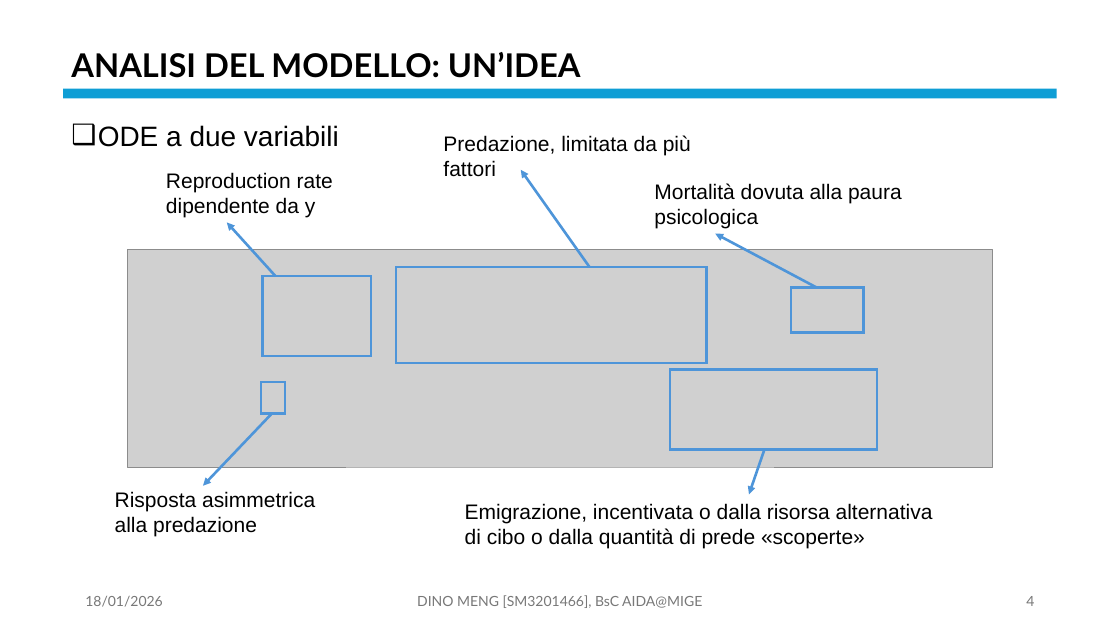
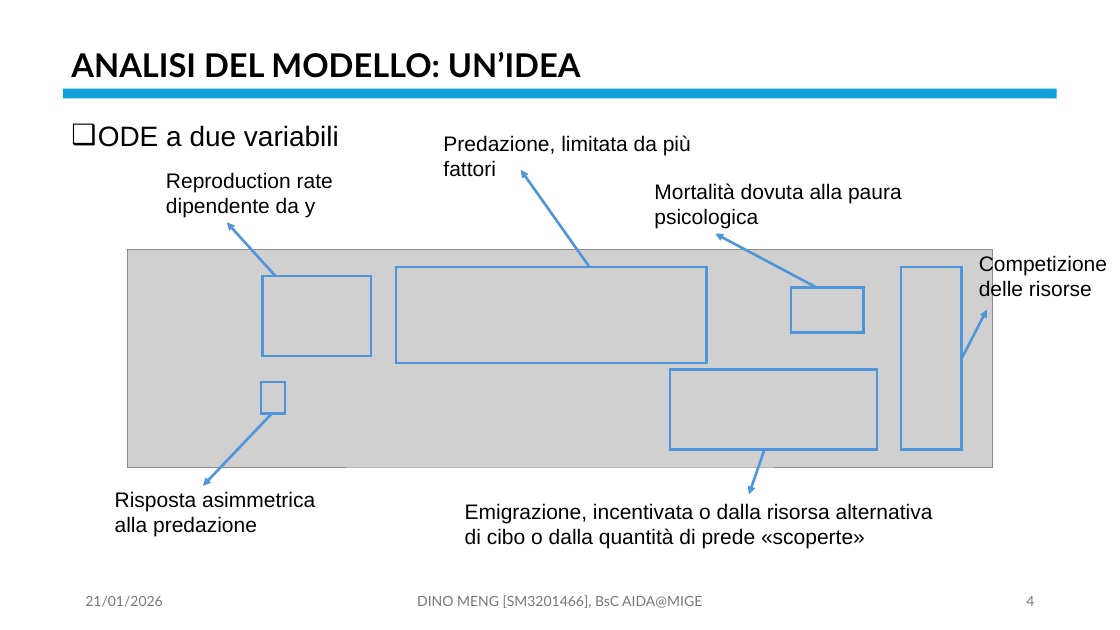
Before and after one commit to OdinMeng/AIDA-UNIVERSITY-NOTES-2025-2026, a slide deck: slide 4 of Complex Systems/project/PresentationPROJECTSM3201466.pptx. Drawn at 1120x630 pixels with LibreOffice and Linux fonts; fonts in the diff are those of the drawing; grey boxes stand for pictures. Boxes give left, top, right and bottom in pixels: in the first picture for what was removed or moved away, otherwise in the second. Text is boxed around its words. In the diff, an @@ line names an element or a change of style, - is before the commit and + after.

Commit message:
dispensa sistemi complessi: modificato la figure delle curve di livello di Lotka-Volterra, progetto sistemi complessi: slide pressoché finali

```diff
--- a/Complex Systems/project/PresentationPROJECTSM3201466.pptx
+++ b/Complex Systems/project/PresentationPROJECTSM3201466.pptx
@@ rectangle added at [902,267,962,450], outline #4E95D9 2.25 pt @@
@@ text added at [979,255,1107,301], 18 pt, text #000000 @@
+Competizione
+delle risorse
@@ arrow added from (962, 359) to (987, 310), #4E95D9 2.25 pt @@
@@ text at [85,596,162,607]: text changed @@
-18/01/2026
+21/01/2026
```
Also in this commit, not shown: 38 other slides changed, 1 slide added, 1 slide removed, 5 other files.
